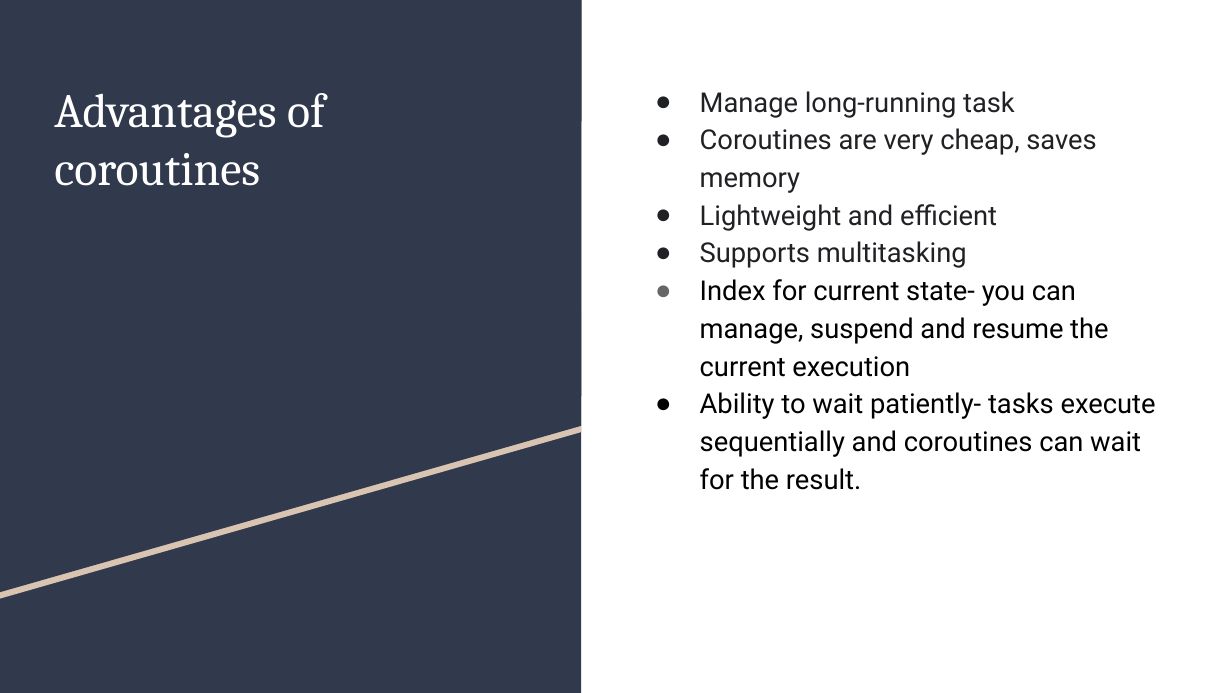
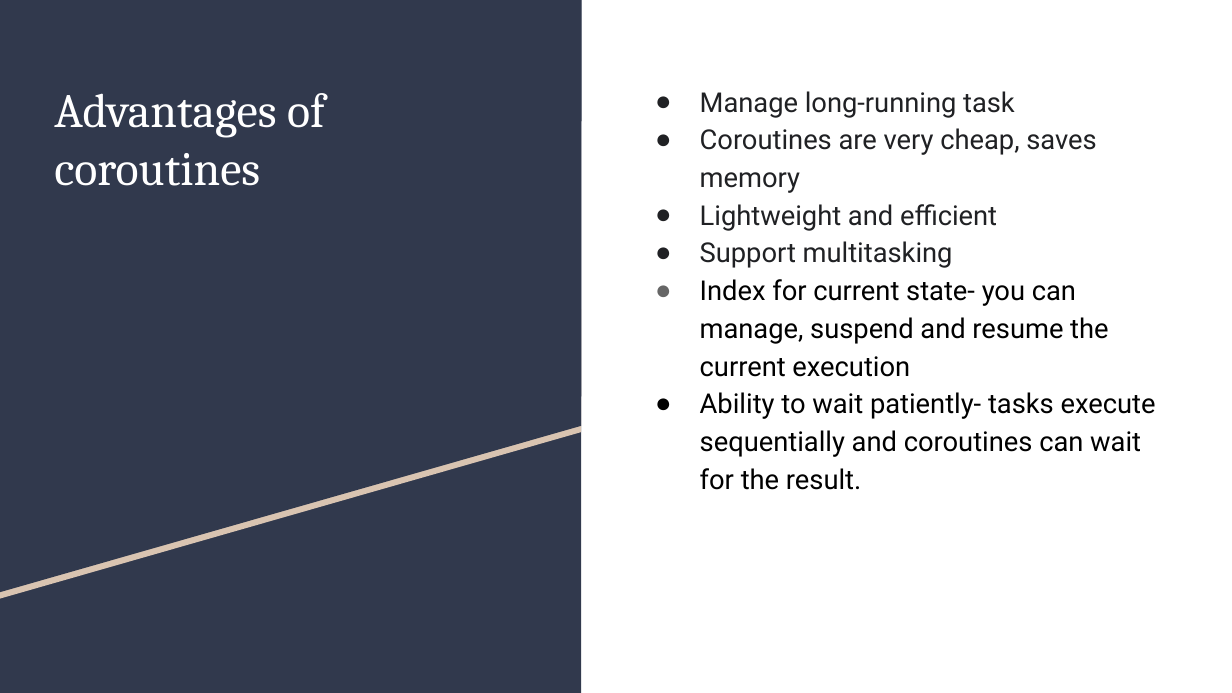
Before and after one commit to hafsasal99/KotllinCoroutines, a slide deck: slide 8 of Kotlin coroutines.pptx. Drawn at 1232x693 pixels with LibreOffice and Linux fonts; fonts in the diff are those of the drawing. Boxes give left, top, right and bottom in pixels: in the first picture for what was removed or moved away, otherwise in the second. Text is boxed around its words. In the diff, an @@ line names an element or a change of style, - is before the commit and + after.

```diff
--- a/Kotlin coroutines.pptx
+++ b/Kotlin coroutines.pptx
@@ text at (700, 241, 953, 268): text changed @@
-● Supports multitasking
+● Support multitasking
```
Also in this commit, not shown: 3 other slides changed.
